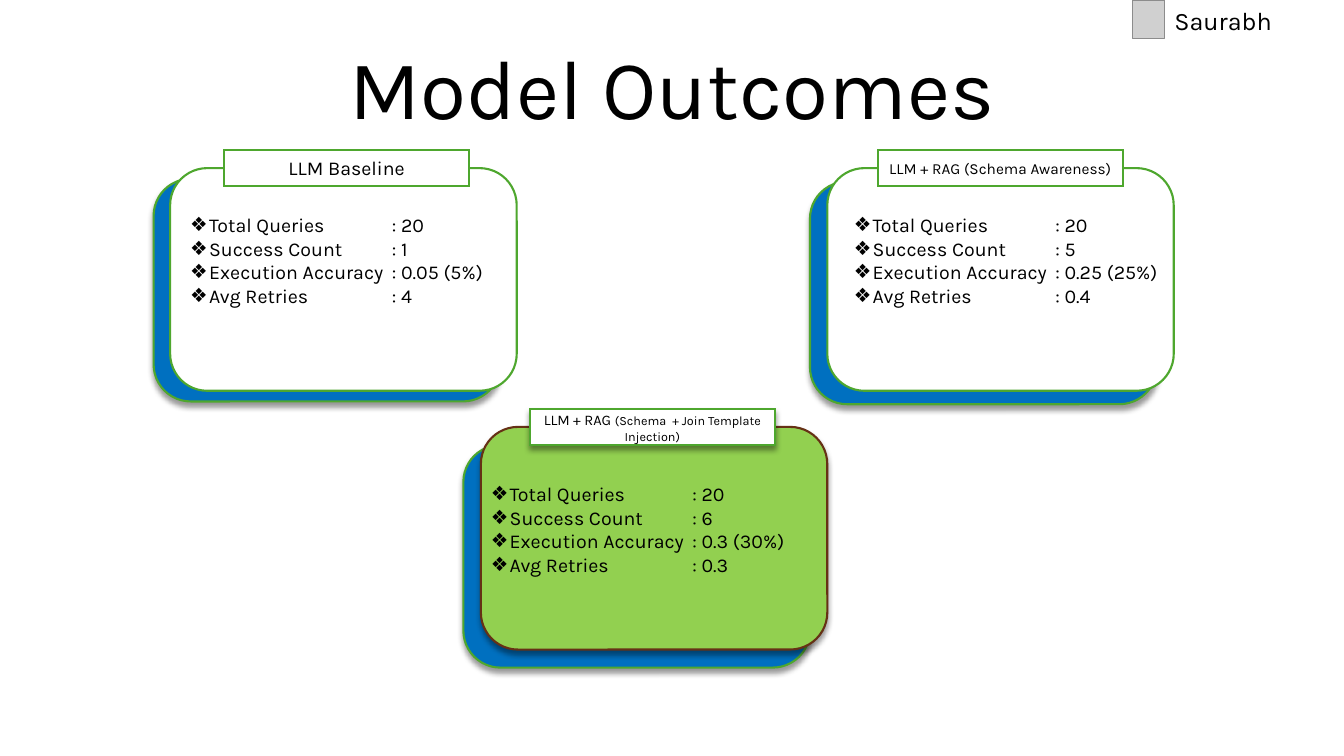
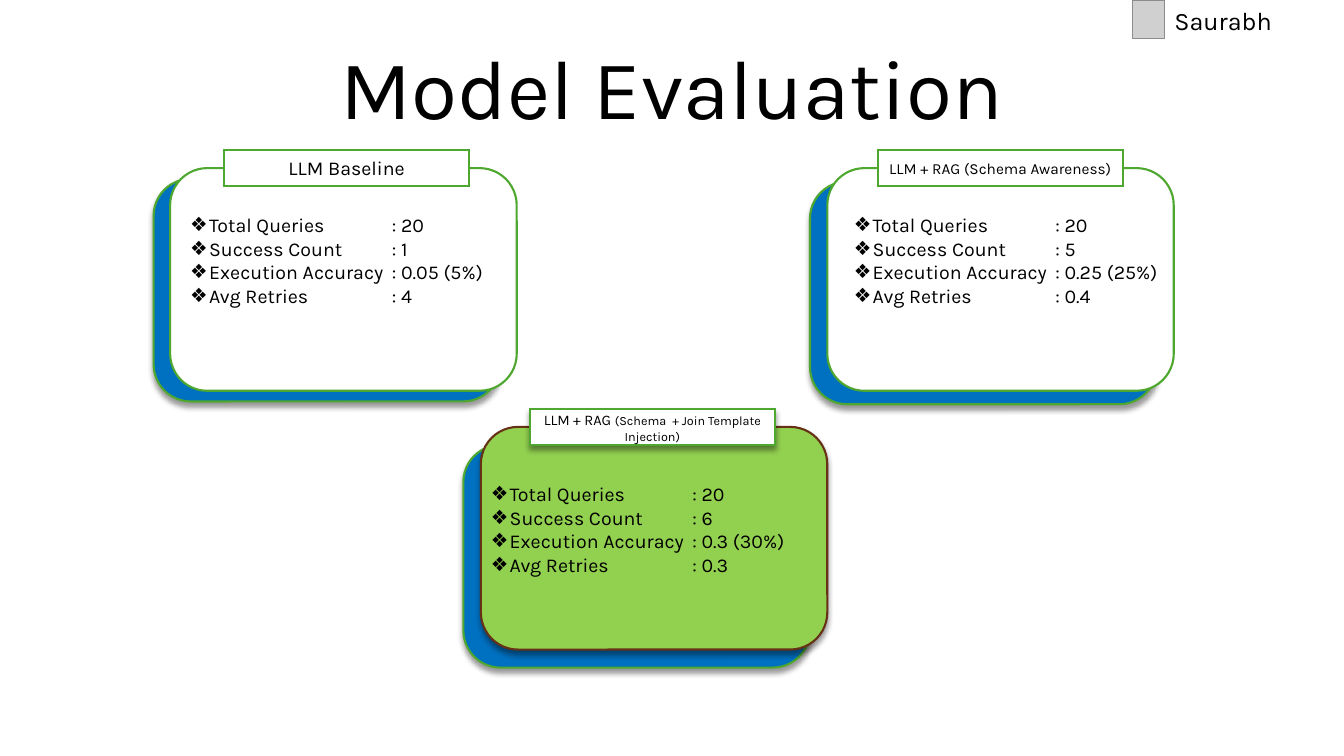
Before and after one commit to nayanjha16/CodeGen-Implementations, a slide deck: slide 33 of Group12_Project_Submission_document_CodeGen.pptx. Drawn at 1344x756 pixels with LibreOffice and Linux fonts; fonts in the diff are those of the drawing; grey boxes stand for pictures. Boxes give left, top, right and bottom in pixels: in the first picture for what was removed or moved away, otherwise in the second. Text is boxed around its words. In the diff, an @@ line names an element or a change of style, - is before the commit and + after.

```diff
--- a/Group12_Project_Submission_document_CodeGen.pptx
+++ b/Group12_Project_Submission_document_CodeGen.pptx
@@ title at (x1=340, y1=61, x2=1003, y2=120): text changed @@
-Model Outcomes
+Model Evaluation
```
Also in this commit, not shown: 1 slide added, 2 other files.
